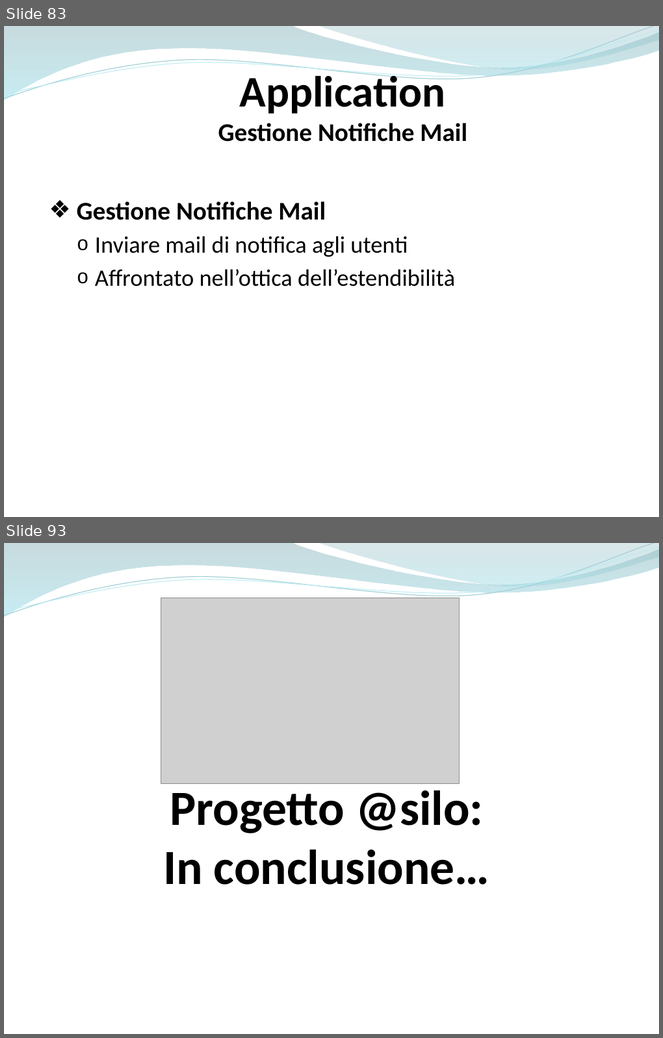
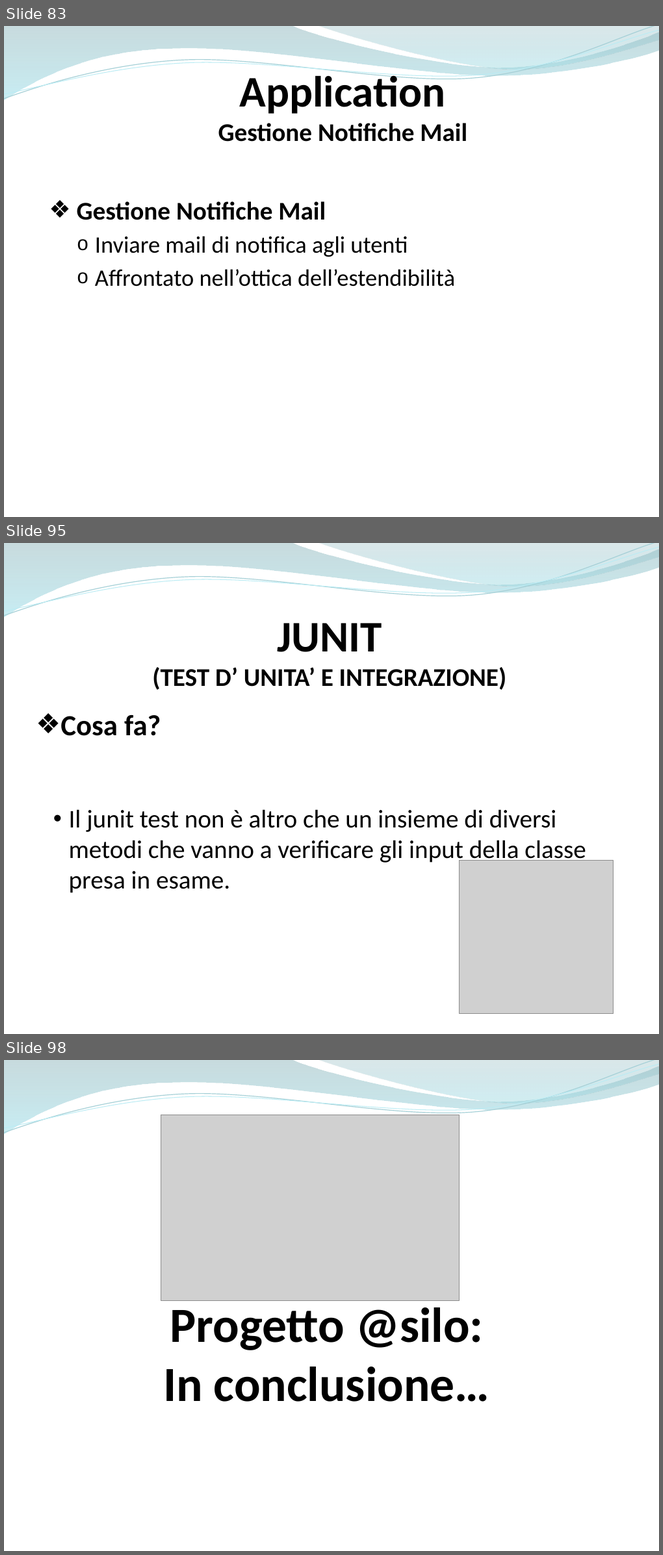
Before and after one commit to ammirate/at-silo, a slide deck: Presentazione/Atsilo1/[BOZZA] Atsilo_A_PresentazioneFinale copia.pptx. Shown one above the other, each under a label of ours: slides 83 and 93 before the commit, slides 83, 95 and 98 after it; the slides between them are not shown. The pictures are 663x1038 and 663x1555 pixels, drawn with LibreOffice and Linux fonts; fonts in the diff are those of the drawing; grey boxes stand for pictures. Boxes give left, top, right and bottom in pixels: in the first picture for what was removed or moved away, otherwise in the second. Text is boxed around its words. In the diff, an @@ line names an element or a change of style, - is before the commit and + after.

```diff
--- a/Presentazione/Atsilo1/[BOZZA] Atsilo_A_PresentazioneFinale copia.pptx
+++ b/Presentazione/Atsilo1/[BOZZA] Atsilo_A_PresentazioneFinale copia.pptx
@@ slide 95 added at (4, 543, 659, 1034), background #FFFFFF; not listed: 4 template elements that a slide beside it also shows @@
@@ text added at (152, 623, 507, 690), 28 pt, text #000000, bold @@
+JUNIT
+(TEST D’ UNITA’ E INTEGRAZIONE)
@@ text added at (61, 715, 586, 893), 28 pt, text #000000 @@
+❖ Cosa fa?
+  • Il junit test non è altro che un insieme di diversi metodi che vanno a verificare gli input della classe presa in esame.
@@ picture added at (460, 860, 612, 1014) @@
@@ what was slide 93 is now slide 98 @@
```
Also in this commit, not shown: 6 slides changed, 7 other slides added, 3 slides removed, 2 other files.
